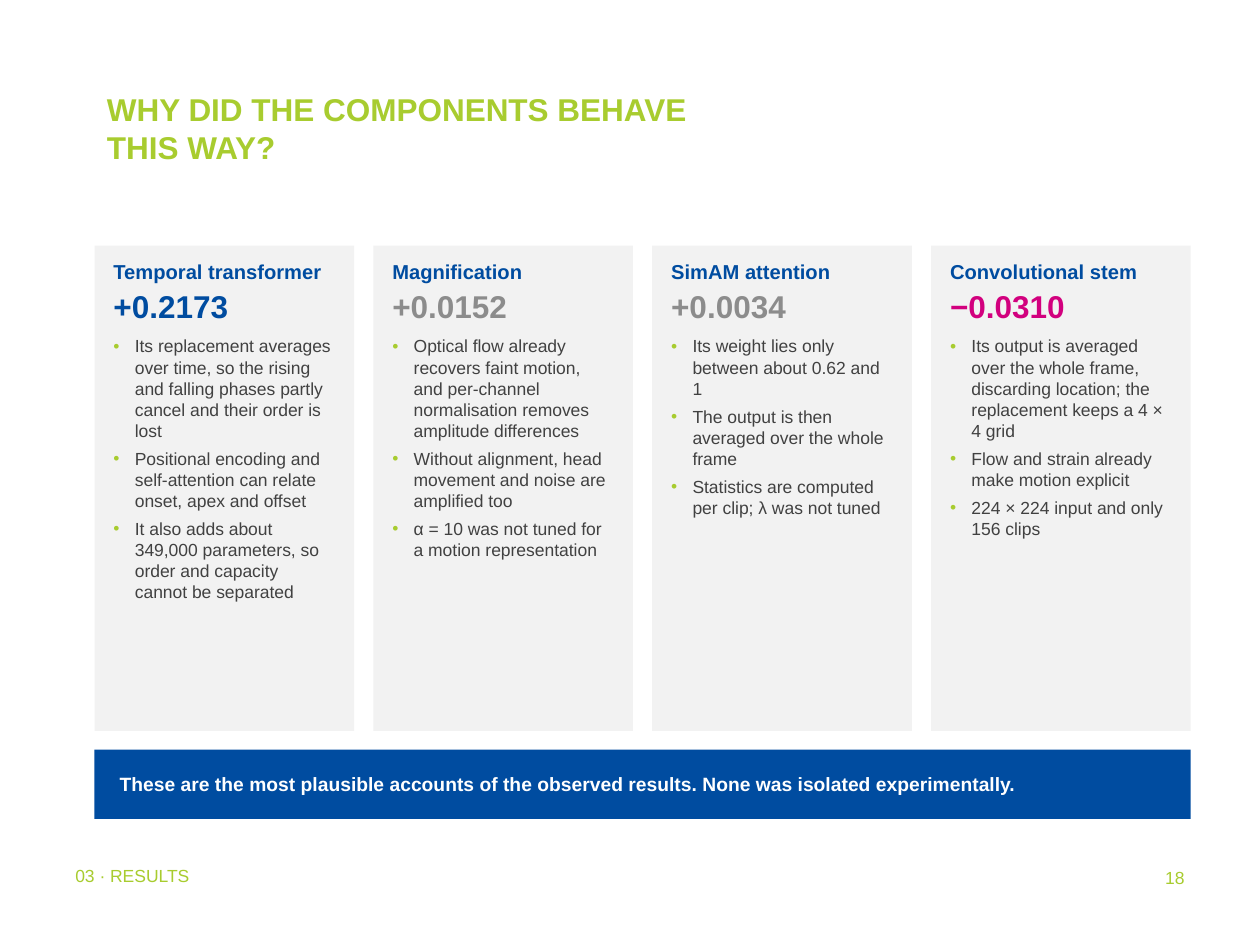
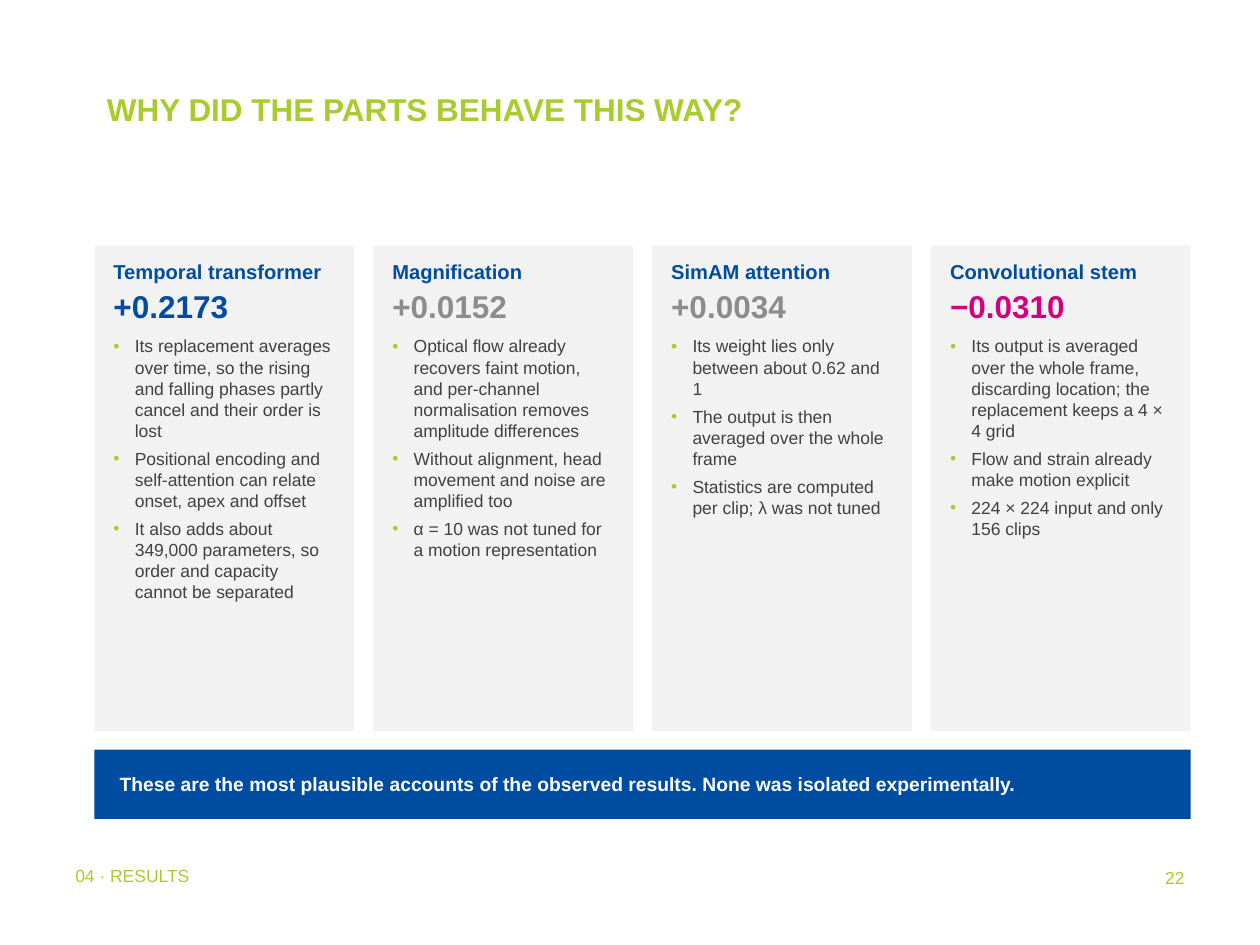
Before and after one commit to addhyan2000/FinalMERThesis, a slide deck: slide 22 of MER_Thesis_Defence.pptx (slide 18 before the commit). Drawn at 1260x945 pixels with LibreOffice and Linux fonts; fonts in the diff are those of the drawing; background and template pictures are left out. Boxes give left, top, right and bottom in pixels: in the first picture for what was removed or moved away, otherwise in the second. Text is boxed around its words. In the diff, an @@ line names an element or a change of style, - is before the commit and + after.

```diff
--- a/MER_Thesis_Defence.pptx
+++ b/MER_Thesis_Defence.pptx
@@ title at (x1=107, y1=99, x2=742, y2=122): text changed @@
-WHY DID THE COMPONENTS BEHAVE THIS WAY?
+WHY DID THE PARTS BEHAVE THIS WAY?
@@ text at (x1=75, y1=869, x2=189, y2=882): text changed @@
-03 · RESULTS
+04 · RESULTS
@@ page number at (x1=1165, y1=872, x2=1184, y2=884): text changed @@
-18
+22
```
Also in this commit, not shown: 36 other slides changed, 9 slides added, 2 slides removed, 1 other file.
